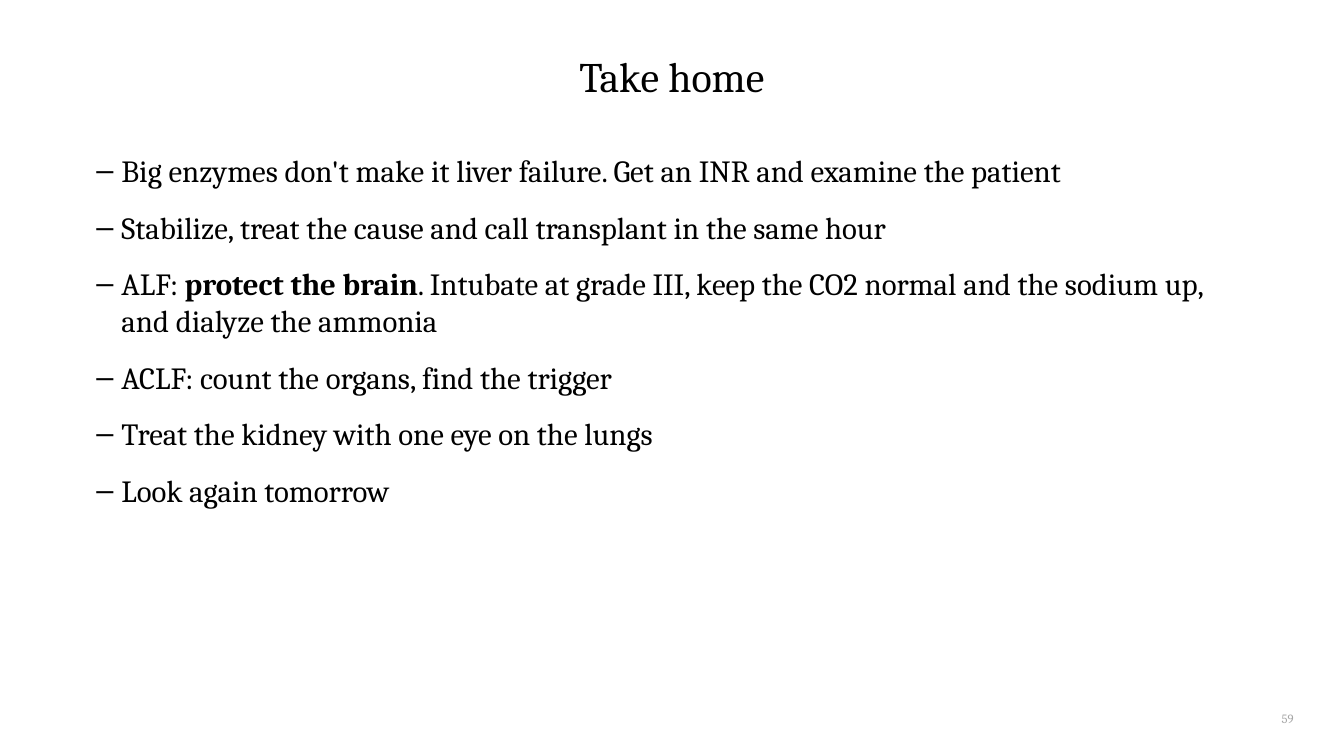
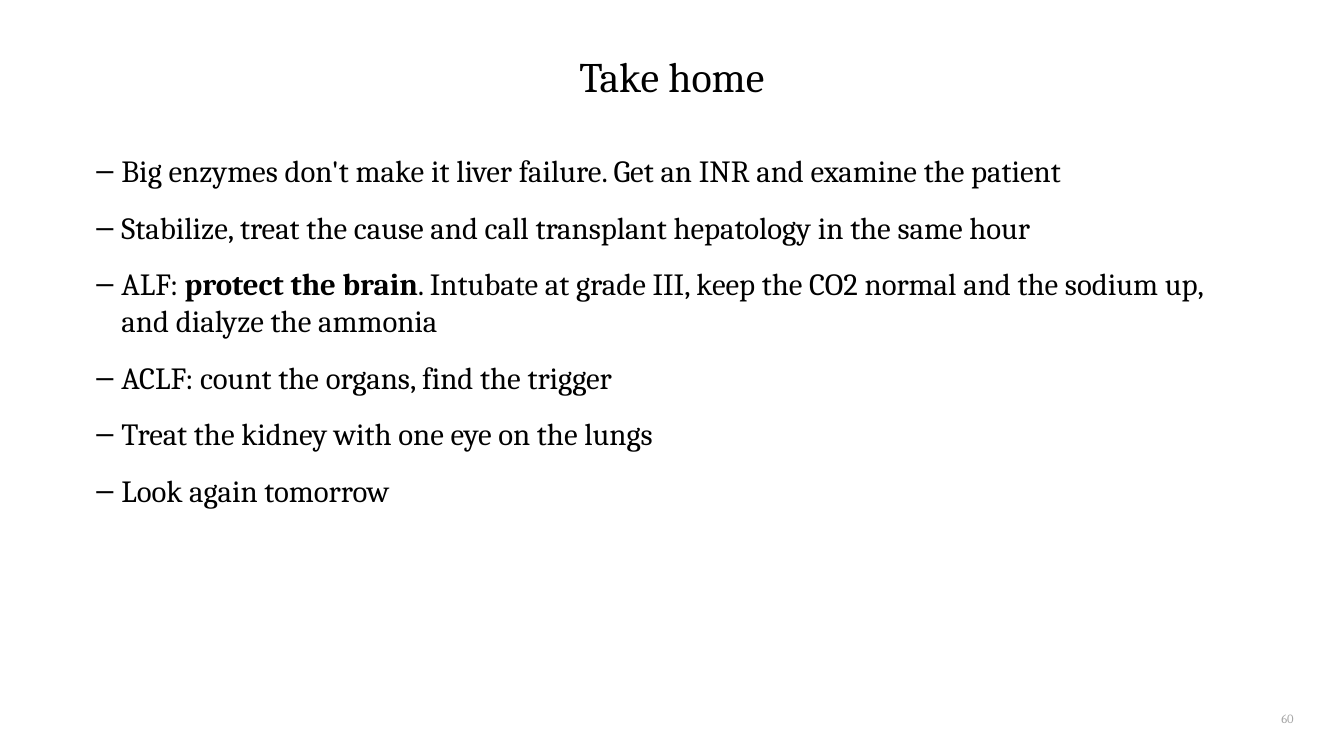
Before and after one commit to qaddodi/mohammad-almeqdadi-lectures, a slide deck: slide 60 of lectures/acute-liver-failure-aclf-in-icu/ALF and ACLF in the ICU.pptx (slide 59 before the commit). Drawn at 1344x756 pixels with LibreOffice and Linux fonts; fonts in the diff are those of the drawing. Boxes give left, top, right and bottom in pixels: in the first picture for what was removed or moved away, otherwise in the second. Text is boxed around its words. In the diff, an @@ line names an element or a change of style, - is before the commit and + after.

```diff
--- a/lectures/acute-liver-failure-aclf-in-icu/ALF and ACLF in the ICU.pptx
+++ b/lectures/acute-liver-failure-aclf-in-icu/ALF and ACLF in the ICU.pptx
@@ text at [121,217,1030,246]: text changed @@
-– Stabilize, treat the cause and call transplant in the same hour
+– Stabilize, treat the cause and call transplant hepatology in the same hour
@@ page number at [1281,715,1293,723]: text changed @@
-59
+60
```
Also in this commit, not shown: 10 other slides changed, 1 slide added, 2 other files.
